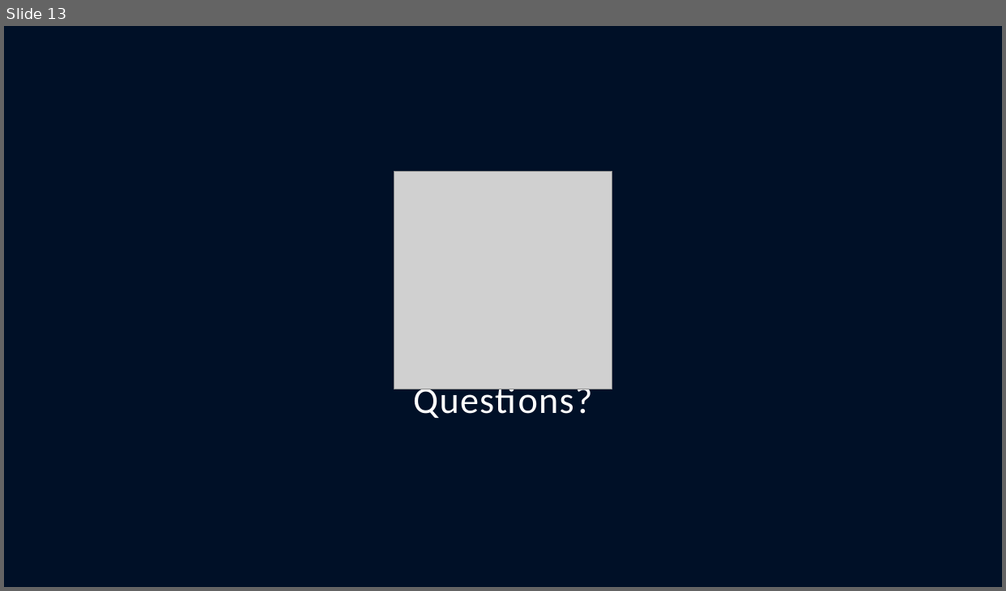
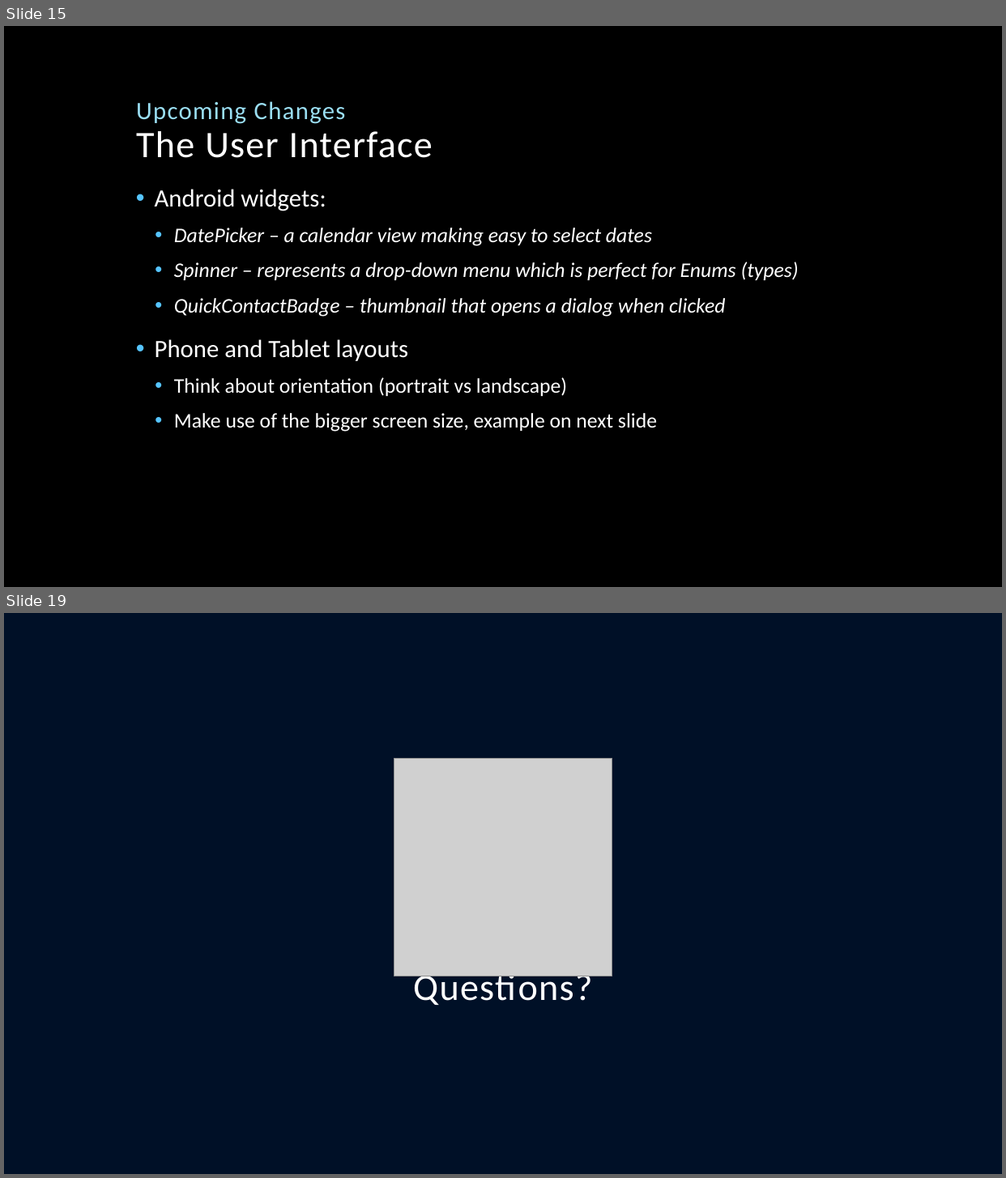
Before and after one commit to SebastianKarstensen/CIS454, a slide deck: Prototype Presentation/Autobook Prototype Presentation w NO VIDEOS.pptx. Shown one above the other, each under a label of ours: slide 13 before the commit, slides 15 and 19 after it; the slides between them are not shown. The pictures are 1006x591 and 1006x1178 pixels, drawn with LibreOffice and Linux fonts; fonts in the diff are those of the drawing; grey boxes stand for pictures; background and template pictures are left out. Boxes give left, top, right and bottom in pixels: in the first picture for what was removed or moved away, otherwise in the second. Text is boxed around its words. In the diff, an @@ line names an element or a change of style, - is before the commit and + after.

Commit message:
Home Screen Buttons + Landscape Layout
- Added the new buttons to the main screen
- The Twitter-button changes appearence when clicked
- Created assets-folder with fonts for using different typefaces
- Added landscape layout for the home screen
- Updated the PowerPoint-presentation for the prototype with no videos

```diff
--- a/Prototype Presentation/Autobook Prototype Presentation w NO VIDEOS.pptx
+++ b/Prototype Presentation/Autobook Prototype Presentation w NO VIDEOS.pptx
@@ slide 15 added at (x1=4, y1=26, x2=1002, y2=587), background picture (left out) @@
@@ title added at (x1=136, y1=101, x2=432, y2=158), 36 pt, text #FFFFFF @@
+Upcoming Changes
+The User Interface
@@ text added at (x1=155, y1=189, x2=799, y2=432), 20 pt, text #FFFFFF, italic @@
+• Android widgets:
+  • DatePicker – a calendar view making easy to select dates
+  • Spinner – represents a drop-down menu which is perfect for Enums (types)
+  • QuickContactBadge – thumbnail that opens a dialog when clicked
+• Phone and Tablet layouts
+  • Think about orientation (portrait vs landscape)
+  • Make use of the bigger screen size, example on next slide
@@ what was slide 13 is now slide 19 @@
```
Also in this commit, not shown: 6 slides changed, 7 other slides added, 2 slides removed, 18 other files.
